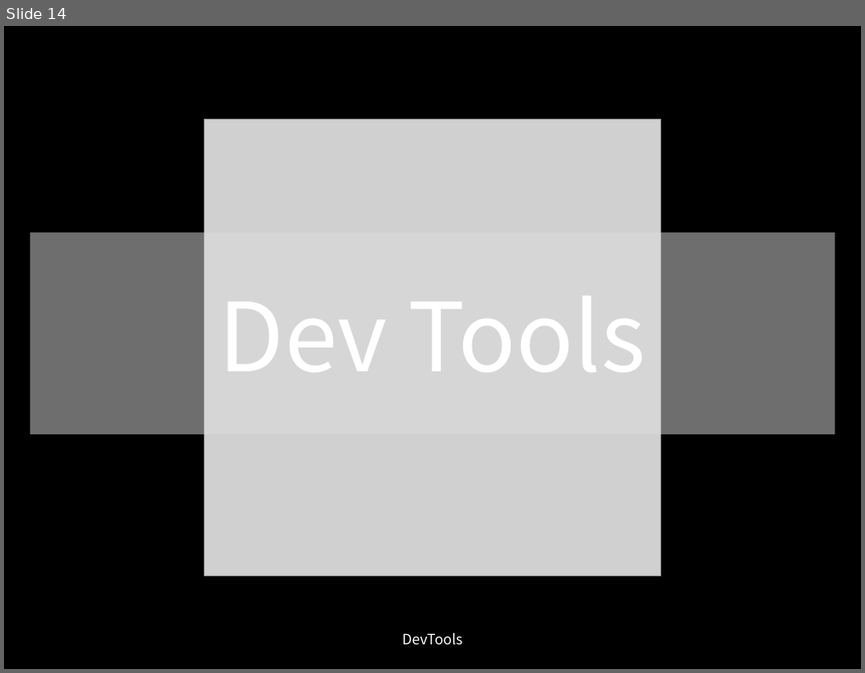
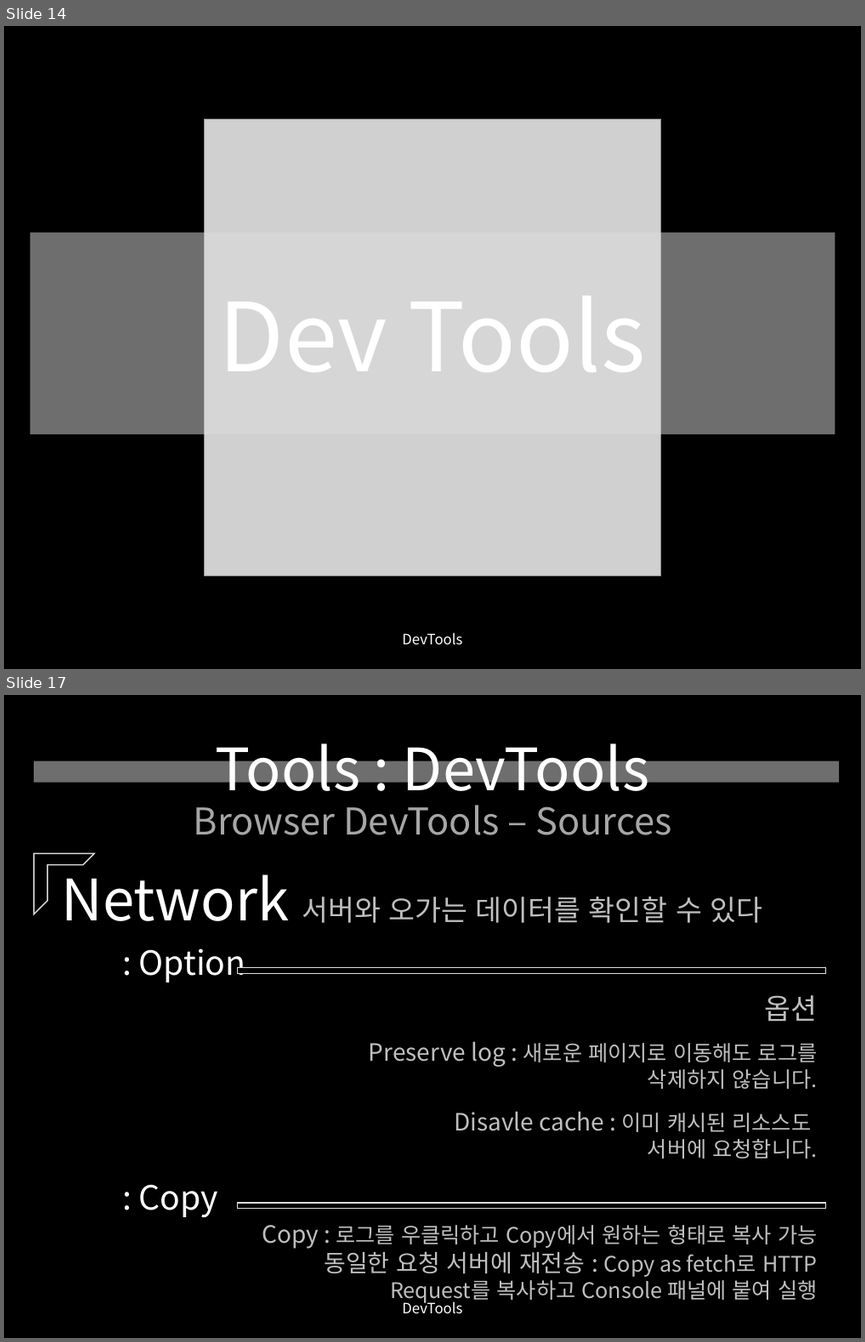
Before and after one commit to yusooo/Hacking, a slide deck: 웹해킹 정리.pptx. Shown one above the other, each under a label of ours: slide 14 before the commit, slides 14 and 17 after it; the slides between them are not shown. The pictures are 865x673 and 865x1342 pixels, drawn with LibreOffice and Linux fonts; fonts in the diff are those of the drawing; grey boxes stand for pictures. Boxes give left, top, right and bottom in pixels: in the first picture for what was removed or moved away, otherwise in the second. Text is boxed around its words. In the diff, an @@ line names an element or a change of style, - is before the commit and + after.

```diff
--- a/웹해킹 정리.pptx
+++ b/웹해킹 정리.pptx
@@ slide 17 added at [4, 695, 861, 1338], background #000000 @@
@@ title added at [194, 743, 671, 835], 31 pt, text #A6A6A6 @@
+Tools : DevTools
+Browser DevTools – Sources
@@ rectangle added at [34, 761, 839, 783], fill #DDDDDD at 50% opacity @@
@@ half frame added at [34, 853, 95, 914], fill #000000, outline #DDDDDD 1 pt @@
@@ text added at [61, 862, 762, 923], 24 pt, text #BFBFBF @@
+Network 서버와 오가는 데이터를 확인할 수 있다
@@ text added at [139, 948, 246, 982], 28 pt, text #FFFFFF @@
+: Option
@@ rectangle added at [237, 968, 825, 973], fill #000000, outline #DDDDDD 1 pt @@
@@ text added at [765, 995, 817, 1021], 24 pt, text #BFBFBF @@
+옵션
@@ text added at [369, 1041, 817, 1089], 18 pt, text #BFBFBF @@
+Preserve log : 새로운 페이지로 이동해도 로그를 삭제하지 않습니다.
@@ text added at [454, 1111, 817, 1158], 18 pt, text #BFBFBF @@
+Disavle cache : 이미 캐시된 리소스도
+서버에 요청합니다.
@@ text added at [139, 1184, 218, 1217], 28 pt, text #FFFFFF @@
+: Copy
@@ rectangle added at [237, 1202, 825, 1208], fill #000000, outline #DDDDDD 1 pt @@
@@ text added at [262, 1225, 817, 1303], 18 pt, text #BFBFBF @@
+Copy : 로그를 우클릭하고 Copy에서 원하는 형태로 복사 가능
+동일한 요청 서버에 재전송 : Copy as fetch로 HTTP Request를 복사하고 Console 패널에 붙여 실행
@@ text added at [402, 1299, 462, 1314], 12 pt, text #FFFFFF @@
+DevTools
```
Also in this commit, not shown: 2 slides changed, 11 other slides added.
